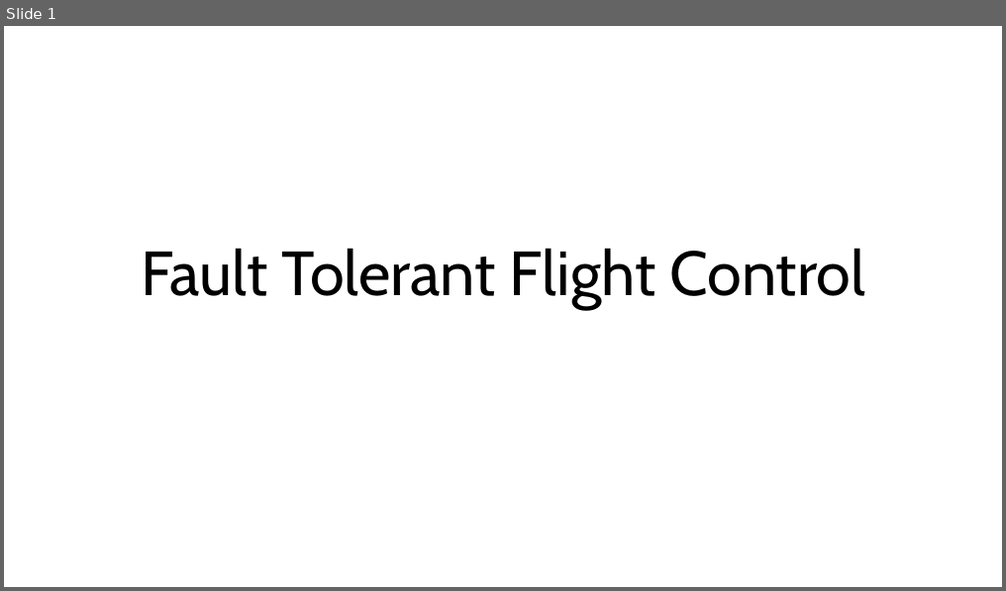
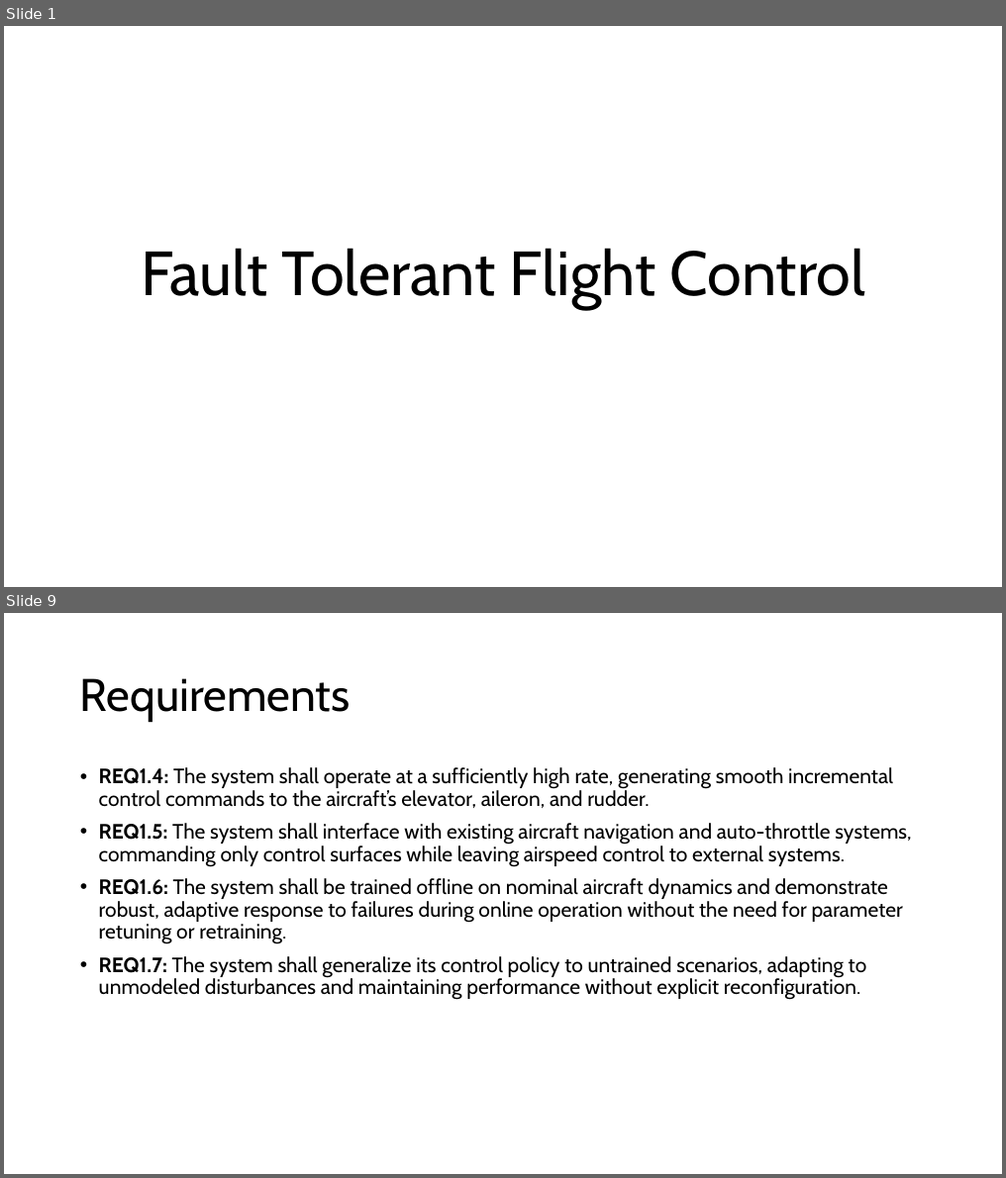
Before and after one commit to Niels149/AIASFault, a slide deck: AIASPres.pptx. Shown one above the other, each under a label of ours: slide 1 before the commit, slides 1 and 9 after it; the slides between them are not shown. The pictures are 1006x591 and 1006x1178 pixels, drawn with LibreOffice and Linux fonts; fonts in the diff are those of the drawing. Boxes give left, top, right and bottom in pixels: in the first picture for what was removed or moved away, otherwise in the second. Text is boxed around its words. In the diff, an @@ line names an element or a change of style, - is before the commit and + after.

```diff
--- a/AIASPres.pptx
+++ b/AIASPres.pptx
@@ slide 9 added at bbox=[4, 613, 1002, 1174], background #FFFFFF @@
@@ title added at bbox=[80, 678, 350, 722], 44 pt, text #000000 @@
+Requirements
@@ text added at bbox=[99, 767, 911, 1000], 20 pt, text #000000 @@
+• REQ1.4: The system shall operate at a sufficiently high rate, generating smooth incremental control commands to the aircraft’s elevator, aileron, and rudder.
+• REQ1.5: The system shall interface with existing aircraft navigation and auto-throttle systems, commanding only control surfaces while leaving airspeed control to external systems.
+• REQ1.6: The system shall be trained offline on nominal aircraft dynamics and demonstrate robust, adaptive response to failures during online operation without the need for parameter retuning or retraining.
+• REQ1.7: The system shall generalize its control policy to untrained scenarios, adapting to unmodeled disturbances and maintaining performance without explicit reconfiguration.
```
Also in this commit, not shown: 9 slides changed.
